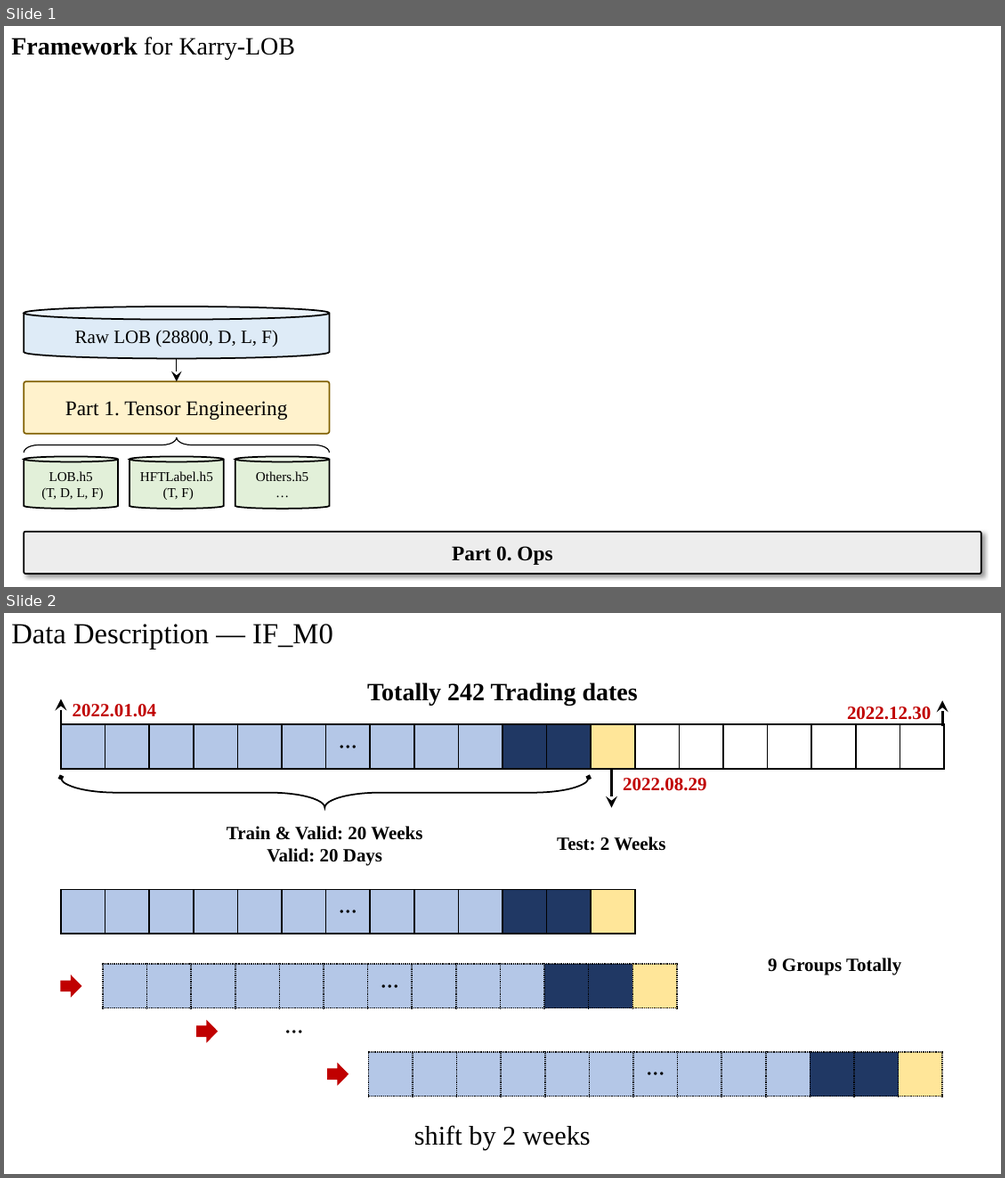
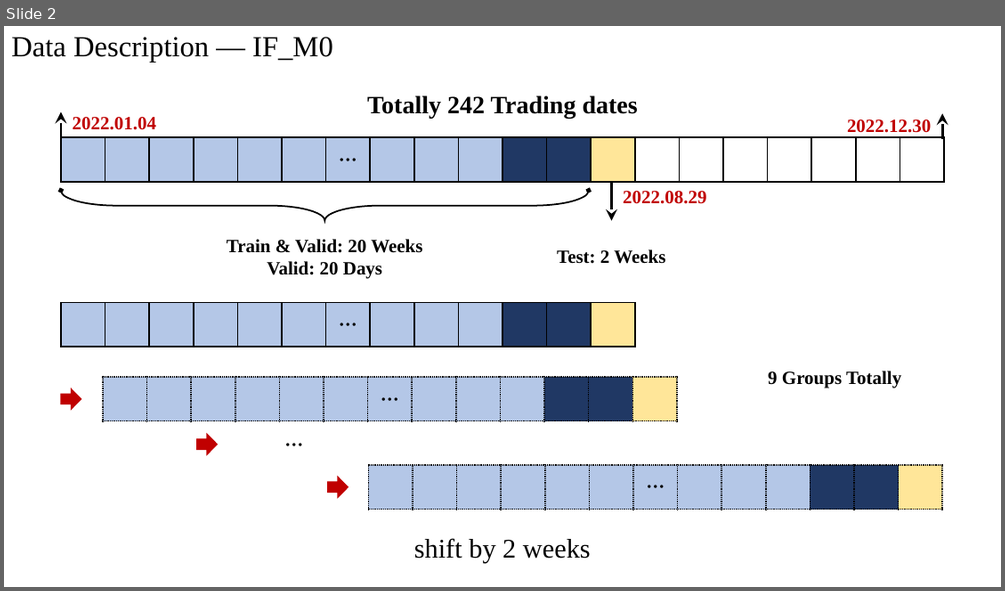
Before and after one commit to KarryRen/Karry-LOB, a slide deck: Images/images.pptx. Shown one above the other, each under a label of ours: slides 1 and 2 before the commit, slide 2 after it. The pictures are 1005x1178 and 1005x591 pixels, drawn with LibreOffice and Linux fonts; fonts in the diff are those of the drawing. Boxes give left, top, right and bottom in pixels: in the first picture for what was removed or moved away, otherwise in the second. Text is boxed around its words. In the diff, an @@ line names an element or a change of style, - is before the commit and + after.

```diff
--- a/Images/images.pptx
+++ b/Images/images.pptx
@@ slide 1 removed at box(4, 26, 1001, 587), background #FFFFFF @@
@@ subtitle removed at box(11, 37, 296, 60) @@
-Framework for Karry-LOB
@@ group removed at box(24, 306, 330, 509): 4 cylinders, 1 rounded rectangle, 1 arrow, 1 left brace @@
-Part 1. Tensor Engineering
-Raw LOB (28800, D, L, F)
-HFTLabel.h5
-(T, F)
-LOB.h5
-(T, D, L, F)
-Others.h5
-…
@@ rounded rectangle removed at box(24, 532, 980, 573) @@
-Part 0. Ops
```
Also in this commit, not shown: 1 slide added, 23 other files.
